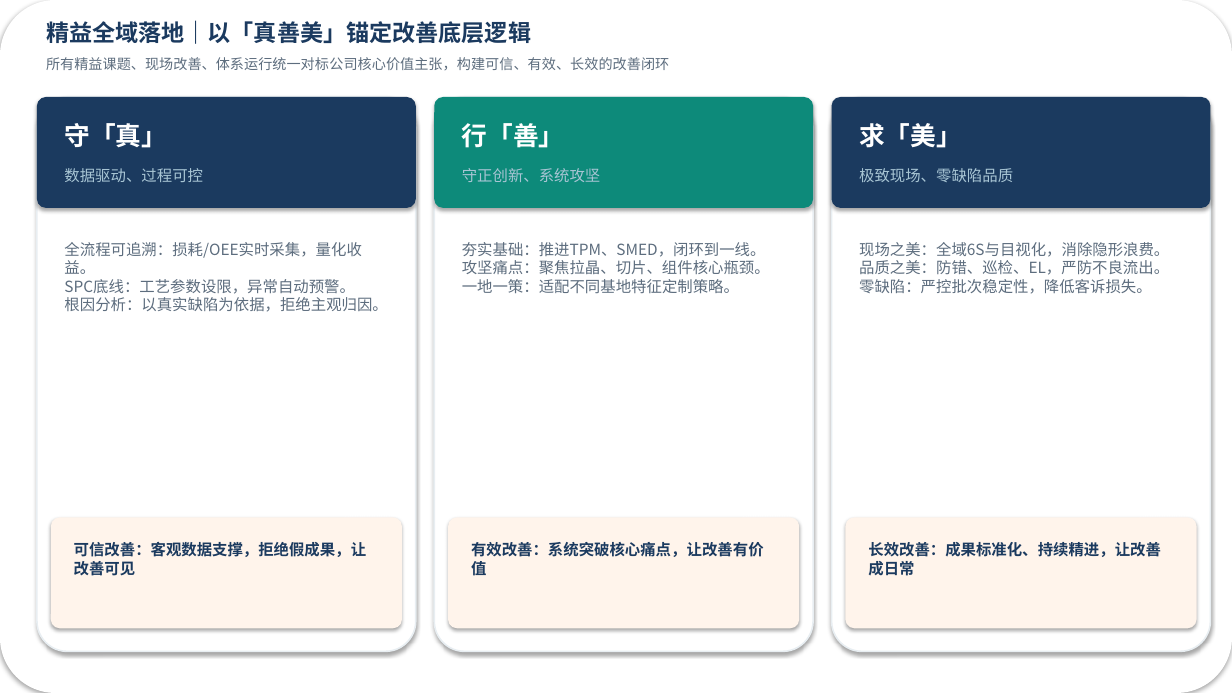
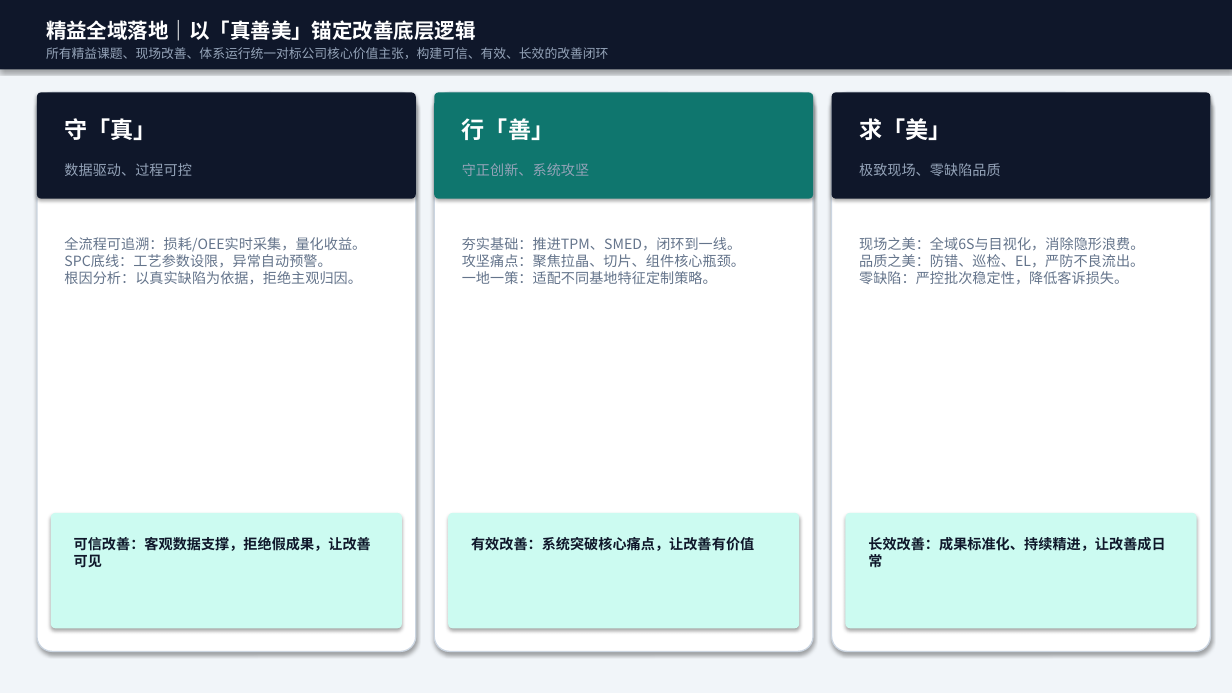
Before and after one commit to hifimanmini/ppt-agent, a slide deck: slide 6 of examples/gps-lean-xiangzong/output/GPS精益_筑基势起_向总汇报.pptx. Drawn at 1232x693 pixels with LibreOffice and Linux fonts; fonts in the diff are those of the drawing. Boxes give left, top, right and bottom in pixels: in the first picture for what was removed or moved away, otherwise in the second. Text is boxed around its words. In the diff, an @@ line names an element or a change of style, - is before the commit and + after.

```diff
--- a/examples/gps-lean-xiangzong/output/GPS精益_筑基势起_向总汇报.pptx
+++ b/examples/gps-lean-xiangzong/output/GPS精益_筑基势起_向总汇报.pptx
@@ rectangle at [0,0,1232,693]: rounded rectangle to rectangle; fill #FFFFFF to #F1F5F9 @@
@@ rectangle added at [0,0,1232,69], fill #0F172A @@
@@ text "精益全域落地｜以「真善美」锚定改善底层逻辑" at [46,20,476,41]: size 18 to 16 pt, text colour #1B3A5F to #FFFFFF @@
@@ text "所有精益课题、现场改善、体系运行统一对标公司核心价值主张，构建可信、有效、长效的改善闭环": place and size @@
-text "所有精益课题、现场改善、体系运行统一对标公司核心价值主张，构建可信、有效、长效的改善闭环" at [46,57,669,70]
+text "所有精益课题、现场改善、体系运行统一对标公司核心价值主张，构建可信、有效、长效的改善闭环" at [46,47,608,59]
@@ text "所有精益课题、现场改善、体系运行统一对标公司核心价值主张，构建可信、有效、长效的改善闭环" at [46,47,608,59]: size 11 to 10 pt, text colour #5D6D7E to #94A3B8 @@
@@ rounded rectangle: place and size @@
-rounded rectangle at [37,97,416,652]
+rounded rectangle at [37,92,416,652]
@@ rounded rectangle: place and size @@
-rounded rectangle at [37,97,416,208]
+rounded rectangle at [37,92,416,199]
@@ rounded rectangle at [37,92,416,199]: fill #1B3A5F to #0F172A; proportions changed @@
@@ rounded rectangle: place and size @@
-rounded rectangle at [434,97,813,652]
+rounded rectangle at [434,92,813,652]
@@ rounded rectangle: place and size @@
-rounded rectangle at [434,97,813,208]
+rounded rectangle at [434,92,813,199]
@@ rounded rectangle at [434,92,813,199]: fill #0D8A7A to #0F766E; proportions changed @@
@@ outline #E8EEF2 1.25 pt to #CBD5E1 1 pt; proportions changed in 3 elements at [37,92,416,652], [434,92,813,652], [832,92,1211,652] @@
@@ rounded rectangle: place and size @@
-rounded rectangle at [832,97,1211,652]
+rounded rectangle at [832,92,1211,652]
@@ rounded rectangle at [832,92,1211,199]: fill #1B3A5F to #0F172A; proportions changed @@
@@ rounded rectangle: place and size @@
-rounded rectangle at [832,97,1211,208]
+rounded rectangle at [832,92,1211,199]
@@ size 20 to 18 pt in 3 elements at [64,118,156,140], [462,118,554,140], [859,118,951,140] @@
@@ size 12 to 11 pt, text colour #A8C5D4 to #94A3B8 in 3 elements at [64,163,191,176], [462,163,589,176], [859,163,1001,176] @@
@@ size 12 to 11 pt, text colour #5D6D7E to #64748B in 3 elements at [64,237,366,284], [462,237,745,284], [859,237,1144,285] @@
@@ rounded rectangle: place and size @@
-rounded rectangle at [51,518,402,628]
+rounded rectangle at [51,513,402,628]
@@ rounded rectangle: place and size @@
-rounded rectangle at [448,518,799,628]
+rounded rectangle at [448,513,799,628]
@@ fill #FFF4EB to #CCFBF1; proportions changed in 3 elements at [51,513,402,628], [448,513,799,628], [846,513,1197,628] @@
@@ rounded rectangle: place and size @@
-rounded rectangle at [846,518,1197,628]
+rounded rectangle at [846,513,1197,628]
@@ size 12 to 11 pt, text colour #1B3A5F to #0F172A in 3 elements at [74,537,371,568], [471,537,754,551], [868,537,1165,571] @@
```
Also in this commit, not shown: 5 other slides changed, 16 other files.
